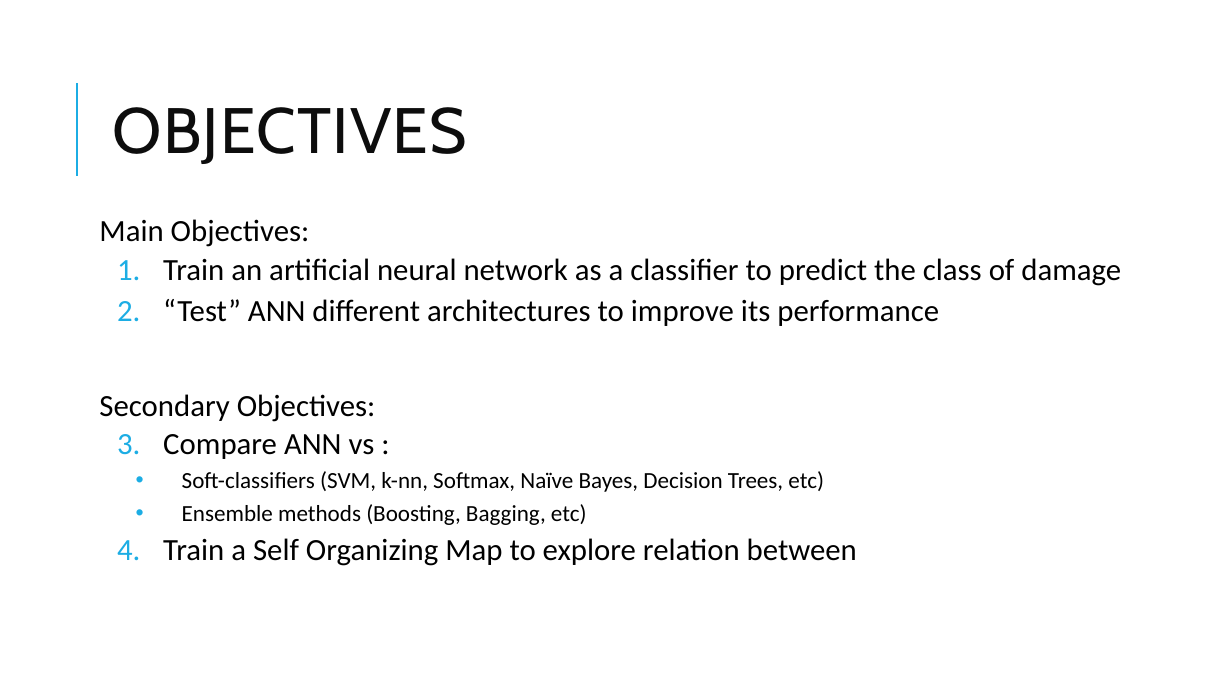
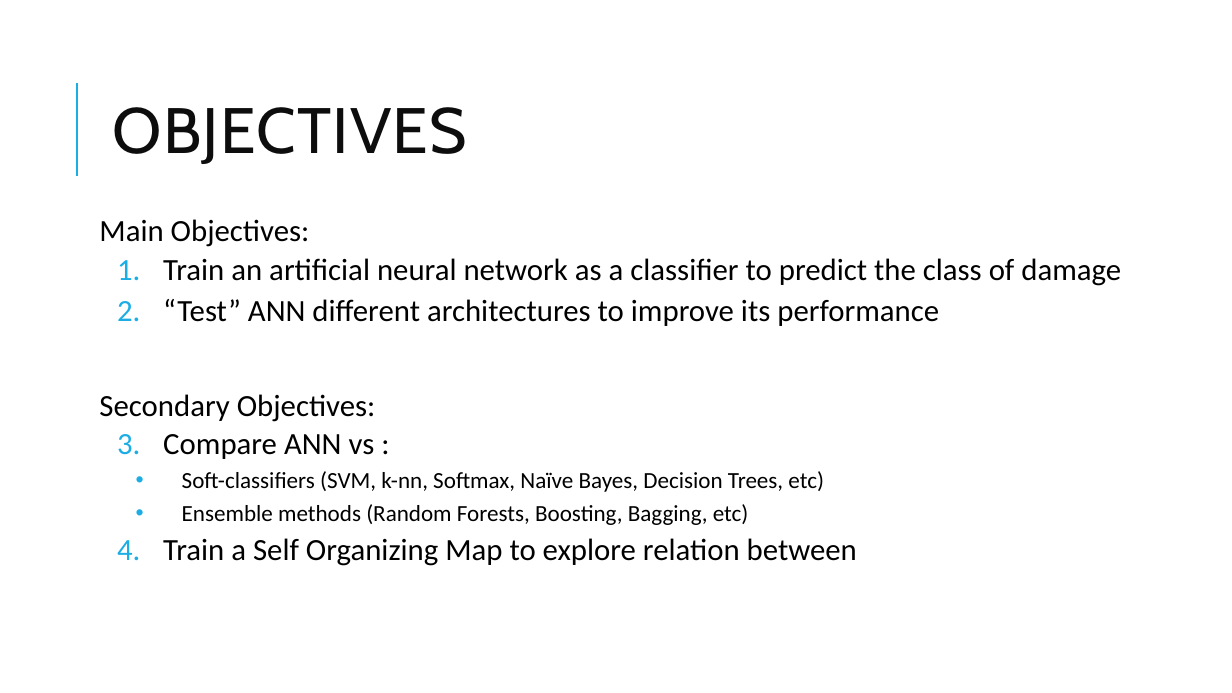
Before and after one commit to felipecostapereira/ELE2389_RedesNeurais, a slide deck: slide 7 of Trabalho FInal/RedesNeuraisSHM.pptx. Drawn at 1232x693 pixels with LibreOffice and Linux fonts; fonts in the diff are those of the drawing. Boxes give left, top, right and bottom in pixels: in the first picture for what was removed or moved away, otherwise in the second. Text is boxed around its words. In the diff, an @@ line names an element or a change of style, - is before the commit and + after.

```diff
--- a/Trabalho FInal/RedesNeuraisSHM.pptx
+++ b/Trabalho FInal/RedesNeuraisSHM.pptx
@@ text at (182,504,749,525): text changed @@
-    • Ensemble methods (Boosting, Bagging, etc)
+    • Ensemble methods (Random Forests, Boosting, Bagging, etc)
```
